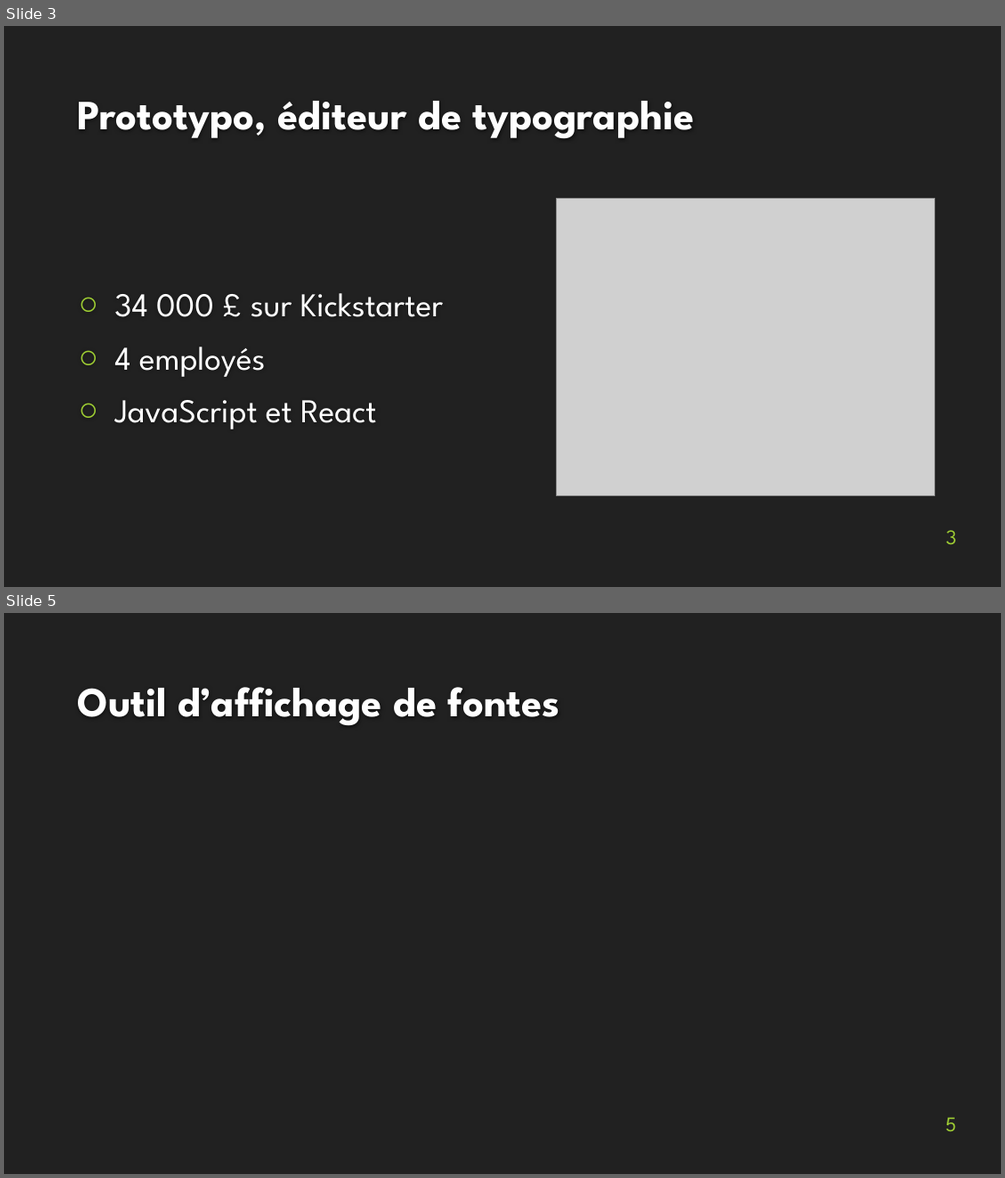
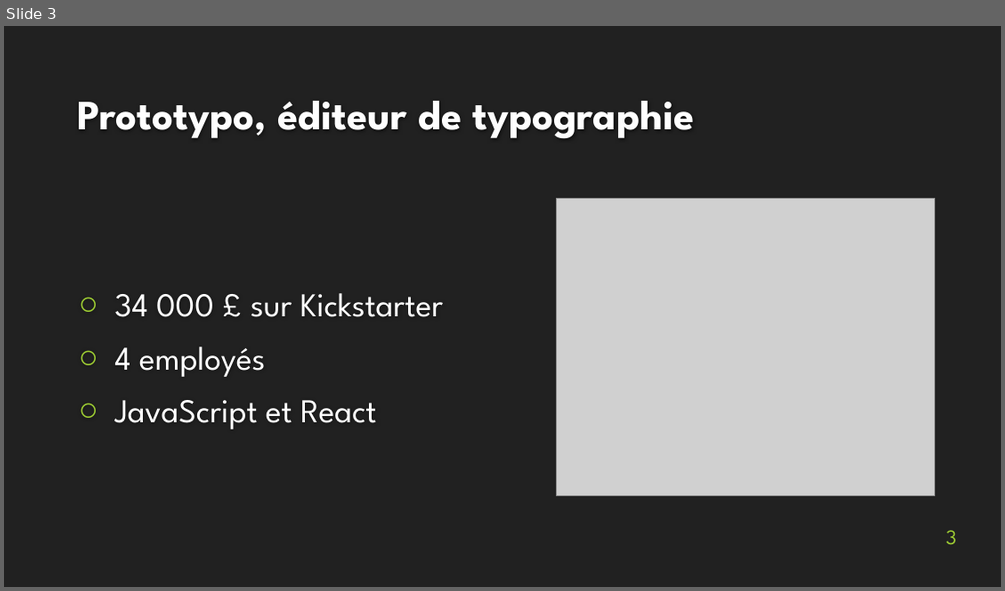
Before and after one commit to MartinBolot/Cours-IUT-Lyon1, a slide deck: Stage/Soutenance/presentation_soutenance.pptx. Shown one above the other, each under a label of ours: slides 3 and 5 before the commit, slide 3 after it; the slides between them are not shown. The pictures are 1005x1178 and 1005x591 pixels, drawn with LibreOffice and Linux fonts; fonts in the diff are those of the drawing; grey boxes stand for pictures; background and template pictures are left out. Boxes give left, top, right and bottom in pixels: in the first picture for what was removed or moved away, otherwise in the second. Text is boxed around its words. In the diff, an @@ line names an element or a change of style, - is before the commit and + after.

```diff
--- a/Stage/Soutenance/presentation_soutenance.pptx
+++ b/Stage/Soutenance/presentation_soutenance.pptx
@@ slide 5 removed at [4, 613, 1001, 1174], background #212121 @@
@@ title removed at [78, 687, 560, 725] @@
-Outil d’affichage de fontes
@@ page number removed at [946, 1117, 956, 1131] @@
-5
```
Also in this commit, not shown: 7 slides added, 4 other slides removed, 1 other file.
